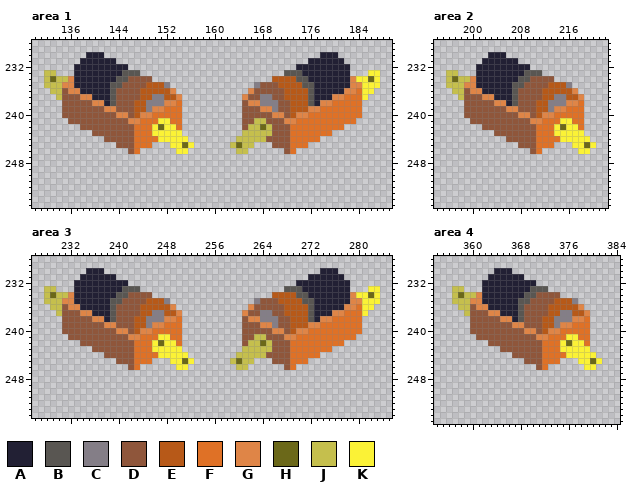
Pixel-art file -- electricoon/Graphics/tiles.aseprite. Above, as it was before the edit.
768x768 pixels, 1 frame. Colours within 5 levels of each other are drawn and written as one. Shown: area 1: x 130..189, y 228..255; area 2: x 194..222, y 228..255; area 3: x 226..285, y 228..254; area 4: x 354..384, y 228..255. The commit also changed other parts of the picture, which this record leaves out.
Visible layers, top first: "Layer 2", "Layer 1".
Palette (. is transparent): A #222034  B #595652  C #847e87  D #8f563b  E #b75918  F #df7126  G #df8547  H #6b6819  J #c5bf4d  K #fbf236
Pixels before, area 1, first column x 132:
230 .......AAA....................................AAA.......
231 ......AAAAAA................................AAAAAA......
232 .....AAAAAAAAA............................AAAAAAAAA.....
233 JJ...AAAAAAAABBB........................BBBAAAAAAAA...KK
234 JHJJGAAAAAAABBDDDD....................EEEEBBAAAAAAAGKKHK
235 JJJGGAAAAAABBDDDDEEEC..............CDDDEEEEBBAAAAAAGGKKK
236 .JJDGGAAAAABDDDDEEEEEG............GDDDDDEEEEBAAAAAGGFKK.
237 ..JDDDGGAAABDDDDEECCEEG..........GDDCCDDEEEEBAAAGGFFFK..
238 ...DDDDDGGABDDDEECCCGGF..........DGGCCCDDEEEBAGGFFFFF...
239 ...DDDDDDDGGDDDEECGGFFF..........DDDGGCDDEEEGGFFFFFFF...
240 ...DDDDDDDDDGGDEGGFFFFF..........DDDDDGGDEGGFFFFFFFFF...
241 ....DDDDDDDDDDGGFFFKKFF..........DDJJDDDGGFFFFFFFFFF....
242 ......DDDDDDDDDFFFKHKKF..........DJJHJDDDFFFFFFFFF......
243 ........DDDDDDDFFFKKKKK..........JJJJJDDDFFFFFFF........
244 ..........DDDDDFFFFKKKKK........JJJJJDDDDFFFFF..........
245 ............DDDFFF...KKHK......JHJJ...DDDFFF............
246 ..............DF......KK........JJ......DF..............
Pixels before, area 2, first column x 196:
230 .......AAA...............
231 ......AAAAAA.............
232 .....AAAAAAAAA...........
233 JJ...AAAAAAAABBB.........
234 JHJJGAAAAAAABBDDDD.......
235 JJJGGAAAAAABBDDDDEEEC....
236 .JJDGGAAAAABDDDDEEEEEG...
237 ..JDDDGGAAABDDDDEECCEEG..
238 ...DDDDDGGABDDDEECCCGGF..
239 ...DDDDDDDGGDDDEECGGFFF..
240 ...DDDDDDDDDGGDEGGFFFFF..
241 ....DDDDDDDDDDGGFFFKKFF..
242 ......DDDDDDDDDFFFKHKKF..
243 ........DDDDDDDFFFKKKKK..
244 ..........DDDDDFFFFKKKKK.
245 ............DDDFFF...KKHK
246 ..............DF......KK.
Pixels before, area 3, first column x 228:
230 .......AAA....................................AAA.......
231 ......AAAAAA................................AAAAAA......
232 .....AAAAAAAAA............................AAAAAAAAA.....
233 JJ...AAAAAAAABBB........................BBBAAAAAAAA...KK
234 JHJJGAAAAAAABBDDDD....................EEEEBBAAAAAAAGKKHK
235 JJJGGAAAAAABBDDDDEEEC..............CDDDEEEEBBAAAAAAGGKKK
236 .JJDGGAAAAABDDDDEEEEEG............GDDDDDEEEEBAAAAAGGFKK.
237 ..JDDDGGAAABDDDDEECCEEG..........GDDCCDDEEEEBAAAGGFFFK..
238 ...DDDDDGGABDDDEECCCGGF..........DGGCCCDDEEEBAGGFFFFF...
239 ...DDDDDDDGGDDDEECGGFFF..........DDDGGCDDEEEGGFFFFFFF...
240 ...DDDDDDDDDGGDEGGFFFFF..........DDDDDGGDEGGFFFFFFFFF...
241 ....DDDDDDDDDDGGFFFKKFF..........DDJJDDDGGFFFFFFFFFF....
242 ......DDDDDDDDDFFFKHKKF..........DJJHJDDDFFFFFFFFF......
243 ........DDDDDDDFFFKKKKK..........JJJJJDDDFFFFFFF........
244 ..........DDDDDFFFFKKKKK........JJJJJDDDDFFFFF..........
245 ............DDDFFF...KKHK......JHJJ...DDDFFF............
246 ..............DF......KK........JJ......DF..............
Pixels before, area 4, first column x 357:
230 .......AAA...............
231 ......AAAAAA.............
232 .....AAAAAAAAA...........
233 JJ...AAAAAAAABBB.........
234 JHJJGAAAAAAABBDDDD.......
235 JJJGGAAAAAABBDDDDEEEC....
236 .JJDGGAAAAABDDDDEEEEEG...
237 ..JDDDGGAAABDDDDEECCEEG..
238 ...DDDDDGGABDDDEECCCGGF..
239 ...DDDDDDDGGDDDEECGGFFF..
240 ...DDDDDDDDDGGDEGGFFFFF..
241 ....DDDDDDDDDDGGFFFKKFF..
242 ......DDDDDDDDDFFFKHKKF..
243 ........DDDDDDDFFFKKKKK..
244 ..........DDDDDFFFFKKKKK.
245 ............DDDFFF...KKHK
246 ..............DF......KK.
The same view after the edit:
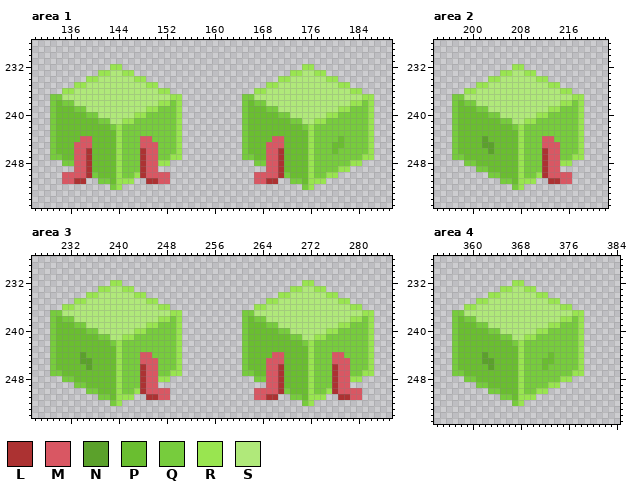
Colours new in this view: L #ac3232  M #d95763  N #5ba12b  P #6abe30  Q #77cc3d  R #99e550  S #b0e97a
Diff:
Changed rows in their new state; - is an unchanged pixel.
Area 1, layer "Layer 2":
first column x 132:
230 -------...------------------------------------...-------
231 ------......--------------------------------......------
232 -----......RR.----------------------------.RR......-----
233 ..---....RRSSRR.------------------------.RRSSRR....---..
234 .......RRSSSSSSRR.--------------------.RRSSSSSSRR.......
235 .....RRSSSSSSSSSSRR..--------------..RRSSSSSSSSSSRR.....
236 -..RRSSSSSSSSSSSSSSRR.------------.RRSSSSSSSSSSSSSSRR..-
237 -QQSSSSSSSSSSSSSSSSSSRR----------QQSSSSSSSSSSSSSSSSSSRR-
238 -QPQQSSSSSSSSSSSSSSRRQR----------QPQQSSSSSSSSSSSSSSRRQR-
239 -QPPPQQSSSSSSSSSSRRQQQR----------QPPPQQSSSSSSSSSSRRQQQR-
240 -QPPPPPQQSSSSSSRRQQQQQR----------QPPPPPQQSSSSSSRRQQQQQR-
241 -QPPPPPPPQQSSRRQQQQQQQR----------QPPPPPPPQQSSRRQQQQQQQR-
242 -QPPPPPPPPPQRQQQQQQQQQR----------QPPPPPPPPPQRQQQQQQQQQR-
243 -QPPPPPPPPPPRQQQQQQQQQR----------QPPPPPPPPPPRQQQQQQQQQR-
244 -QPPPPMMPPPPRQQQMMQQQQR.--------.QPPPPMMPPPPRQQQQPQQQQR-
245 -QPPPMMMPPPPRQQQMMMQQQR..------..QPPPMMMPPPPRQQQPPQQQQR-
246 -QPPPMMLPPPPRQQQLMMQQQR.--------.QPPPMMLPPPPRQQQPQQQQQR-
247 -QQPPMMLPPPPRQQQLMMQQRR----------QQPPMMLPPPPRQQQQQQQQRR-
248 ---QQMMLPPPPRQQQLMMRR--------------QQMMLPPPPRQQQQQQRR---
249 -----MMLPPPPRQQQLMM------------------MMLPPPPRQQQQRR-----
250 ---MMMMLQPPPRQQRLMMMM--------------MMMMLQPPPRQQRR-------
251 ---MMLL--QQPRRR--LLMM--------------MMLL--QQPRRR---------
252 -----------QR------------------------------QR-----------
Area 2, layer "Layer 2":
first column x 196:
230 -------...---------------
231 ------......-------------
232 -----......RR.-----------
233 ..---....RRSSRR.---------
234 .......RRSSSSSSRR.-------
235 .....RRSSSSSSSSSSRR..----
236 -..RRSSSSSSSSSSSSSSRR.---
237 -QQSSSSSSSSSSSSSSSSSSRR--
238 -QPQQSSSSSSSSSSSSSSRRQR--
239 -QPPPQQSSSSSSSSSSRRQQQR--
240 -QPPPPPQQSSSSSSRRQQQQQR--
241 -QPPPPPPPQQSSRRQQQQQQQR--
242 -QPPPPPPPPPQRQQQQQQQQQR--
243 -QPPPPPPPPPPRQQQQQQQQQR--
244 -QPPPPNPPPPPRQQQMMQQQQR.-
245 -QPPPPNNPPPPRQQQMMMQQQR..
246 -QPPPPPNPPPPRQQQLMMQQQR.-
247 -QQPPPPPPPPPRQQQLMMQQRR--
248 ---QQPPPPPPPRQQQLMMRR----
249 -----QQPPPPPRQQQLMM------
250 -------QQPPPRQQRLMMMM----
251 ---------QQPRRR--LLMM----
252 -----------QR------------
Area 3, layer "Layer 2":
first column x 228:
230 -------...------------------------------------...-------
231 ------......--------------------------------......------
232 -----......RR.----------------------------.RR......-----
233 ..---....RRSSRR.------------------------.RRSSRR....---..
234 .......RRSSSSSSRR.--------------------.RRSSSSSSRR.......
235 .....RRSSSSSSSSSSRR..--------------..RRSSSSSSSSSSRR.....
236 -..RRSSSSSSSSSSSSSSRR.------------.RRSSSSSSSSSSSSSSRR..-
237 -QQSSSSSSSSSSSSSSSSSSRR----------QQSSSSSSSSSSSSSSSSSSRR-
238 -QPQQSSSSSSSSSSSSSSRRQR----------QPQQSSSSSSSSSSSSSSRRQR-
239 -QPPPQQSSSSSSSSSSRRQQQR----------QPPPQQSSSSSSSSSSRRQQQR-
240 -QPPPPPQQSSSSSSRRQQQQQR----------QPPPPPQQSSSSSSRRQQQQQR-
241 -QPPPPPPPQQSSRRQQQQQQQR----------QPPPPPPPQQSSRRQQQQQQQR-
242 -QPPPPPPPPPQRQQQQQQQQQR----------QPPPPPPPPPQRQQQQQQQQQR-
243 -QPPPPPPPPPPRQQQQQQQQQR----------QPPPPPPPPPPRQQQQQQQQQR-
244 -QPPPPNPPPPPRQQQMMQQQQR.--------.QPPPPMMPPPPRQQQMMQQQQR-
245 -QPPPPNNPPPPRQQQMMMQQQR..------..QPPPMMMPPPPRQQQMMMQQQR-
246 -QPPPPPNPPPPRQQQLMMQQQR.--------.QPPPMMLPPPPRQQQLMMQQQR-
247 -QQPPPPPPPPPRQQQLMMQQRR----------QQPPMMLPPPPRQQQLMMQQRR-
248 ---QQPPPPPPPRQQQLMMRR--------------QQMMLPPPPRQQQLMMRR---
249 -----QQPPPPPRQQQLMM------------------MMLPPPPRQQQLMM-----
250 -------QQPPPRQQRLMMMM--------------MMMMLQPPPRQQRLMMMM---
251 ---------QQPRRR--LLMM--------------MMLL--QQPRRR--LLMM---
252 -----------QR------------------------------QR-----------
Area 4, layer "Layer 2":
first column x 357:
230 -------...---------------
231 ------......-------------
232 -----.....RR..-----------
233 ..---...RRSSRR..---------
234 ......RRSSSSSSRR..-------
235 ....RRSSSSSSSSSSRR...----
236 -.RRSSSSSSSSSSSSSSRR..---
237 QQSSSSSSSSSSSSSSSSSSRR.--
238 QPQQSSSSSSSSSSSSSSRRQR.--
239 QPPPQQSSSSSSSSSSRRQQQR.--
240 QPPPPPQQSSSSSSRRQQQQQR.--
241 QPPPPPPPQQSSRRQQQQQQQR.--
242 QPPPPPPPPPQRQQQQQQQQQR.--
243 QPPPPPPPPPPRQQQQQQQQQR.--
244 QPPPPNPPPPPRQQQQPQQQQR..-
245 QPPPPNNPPPPRQQQPPQQQQR...
246 QPPPPPNPPPPRQQQPQQQQQR..-
247 QQPPPPPPPPPRQQQQQQQQRR---
248 --QQPPPPPPPRQQQQQQRR-----
249 ----QQPPPPPRQQQQRR-------
250 ------QQPPPRQQRR---------
251 --------QQPRRR-----------
252 ----------QR-------------
Pixel boxes of the changes (left, top, right, bottom) in both pictures:
changed: (44, 52, 194, 190)
changed: (230, 52, 380, 190)
changed: (446, 52, 596, 190)
changed: (44, 268, 194, 406)
changed: (230, 268, 380, 406)
changed: (452, 268, 602, 406)
